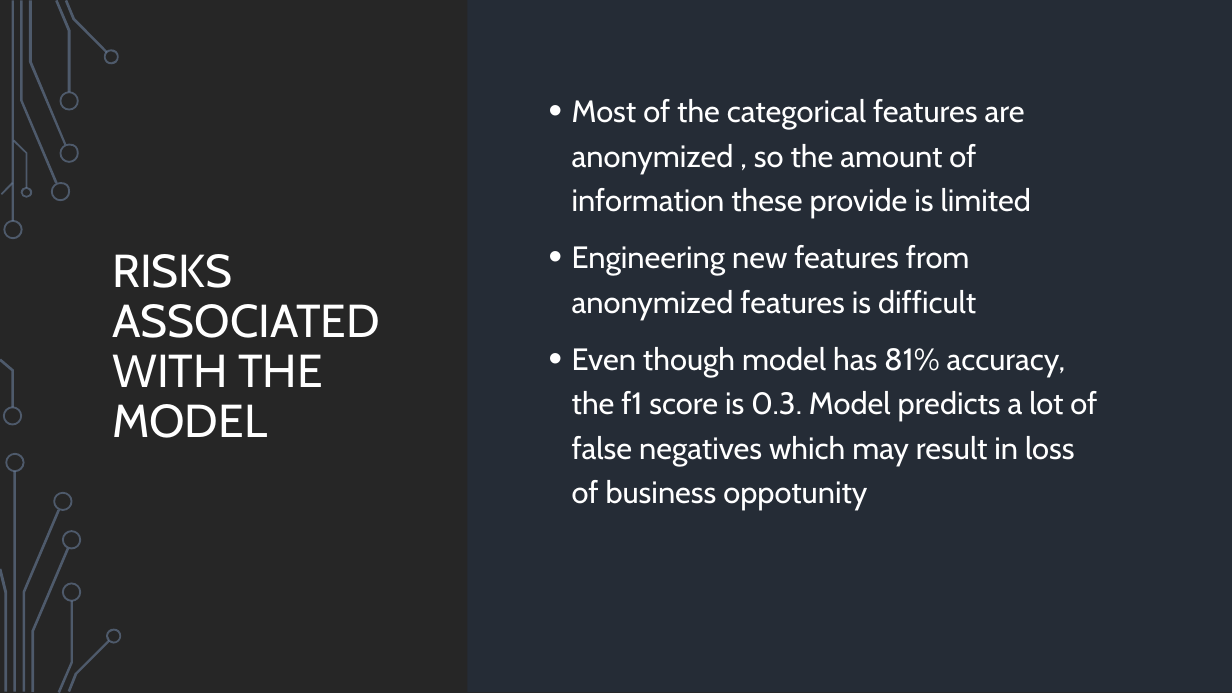
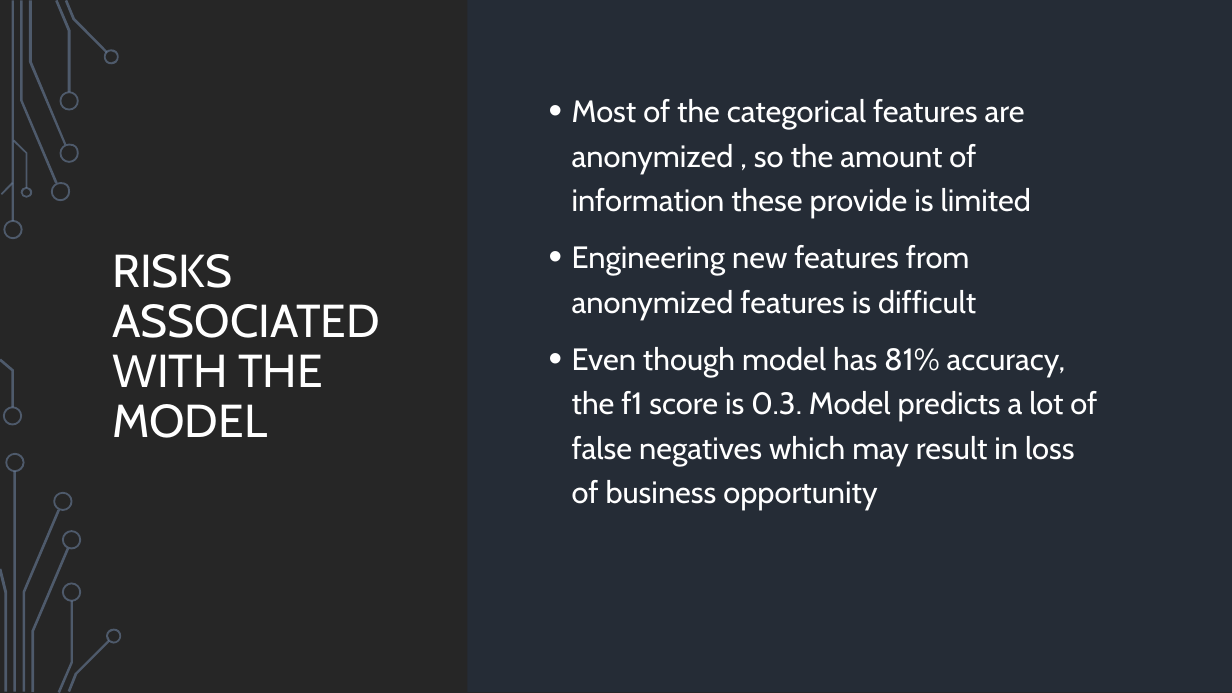
Before and after one commit to Satyaki9207/click_through_rate_prediction, a slide deck: slide 2 of CTR_prediction.pptx. Drawn at 1232x693 pixels with LibreOffice and Linux fonts; fonts in the diff are those of the drawing; background and template pictures are left out. Boxes give left, top, right and bottom in pixels: in the first picture for what was removed or moved away, otherwise in the second. Text is boxed around its words. In the diff, an @@ line names an element or a change of style, - is before the commit and + after.

```diff
--- a/CTR_prediction.pptx
+++ b/CTR_prediction.pptx
@@ text at (x1=572, y1=347, x2=1097, y2=510): text changed @@
-• Even though model has 81% accuracy, the f1 score is 0.3. Model predicts a lot of false negatives which may result in loss of business oppotunity
+• Even though model has 81% accuracy, the f1 score is 0.3. Model predicts a lot of false negatives which may result in loss of business opportunity
```
Also in this commit, not shown: 1 other slide changed.
